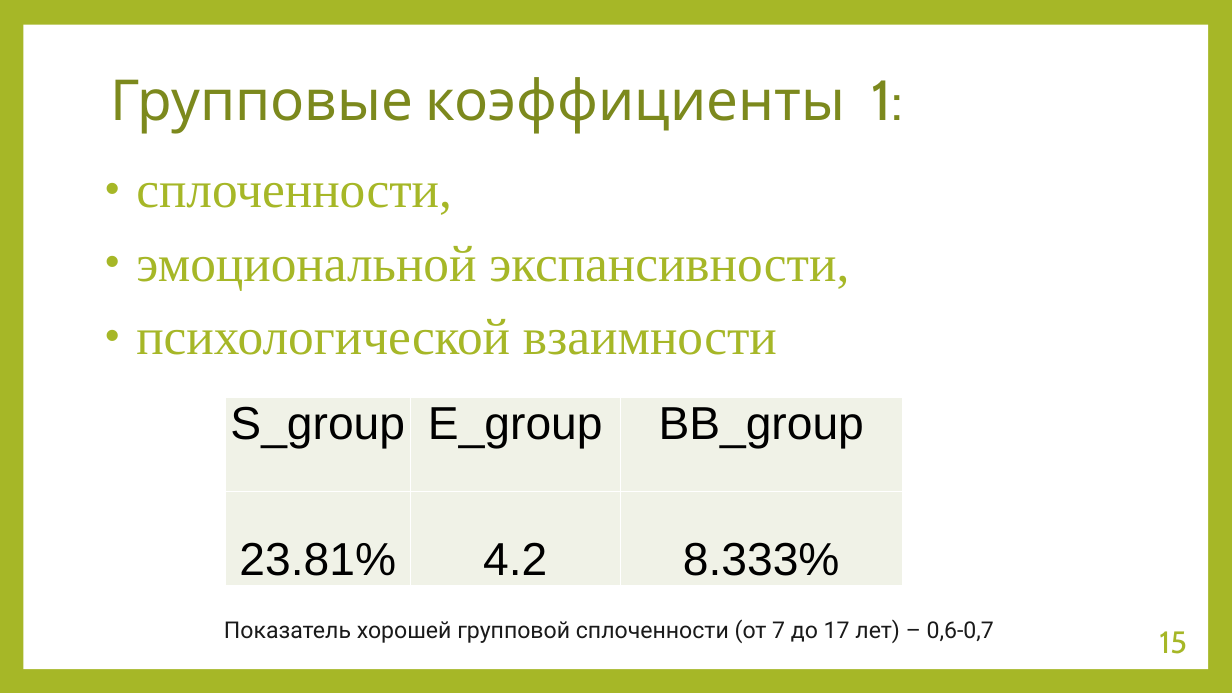
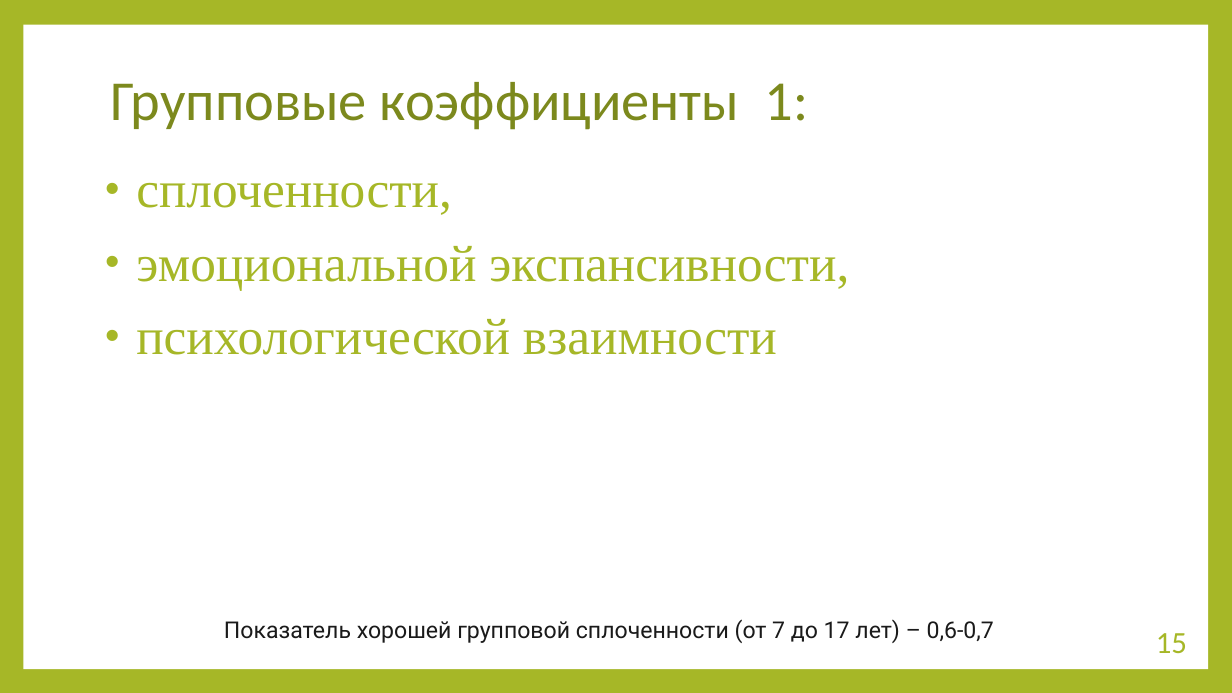
Before and after one commit to moter1026/create_pptx_from_exel, a slide deck: slide 15 of pptx files/template.pptx. Drawn at 1232x693 pixels with LibreOffice and Linux fonts; fonts in the diff are those of the drawing. Boxes give left, top, right and bottom in pixels: in the first picture for what was removed or moved away, otherwise in the second. Text is boxed around its words. In the diff, an @@ line names an element or a change of style, - is before the commit and + after.

```diff
--- a/pptx files/template.pptx
+++ b/pptx files/template.pptx
@@ title "Групповые коэффициенты 1:" at (x1=111, y1=82, x2=809, y2=130): font Cabin to Calibri @@
@@ table removed at (x1=226, y1=397, x2=902, y2=586), 2 rows, 3 columns @@
-S_group | E_group | BB_group
-23.81% | 4.2 | 8.333%
@@ page number at (x1=1156, y1=633, x2=1187, y2=653): font Cabin to Calibri @@
```
Also in this commit, not shown: 54 other slides changed, 4 other files.
